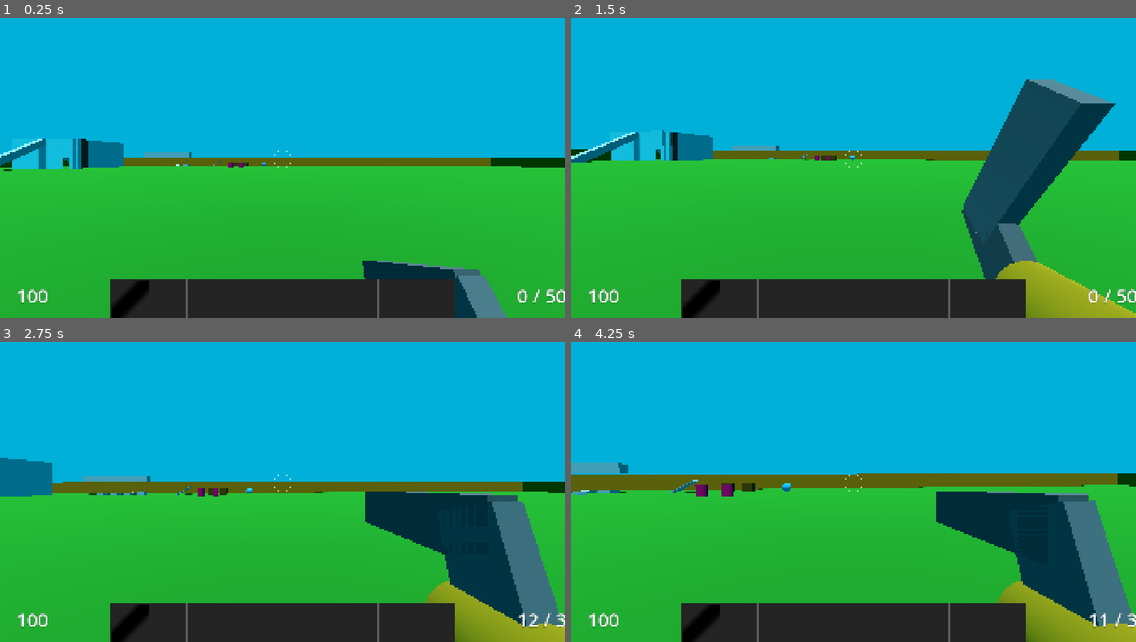
Above: before the commit, frames 1-4 (two rows, left to right).
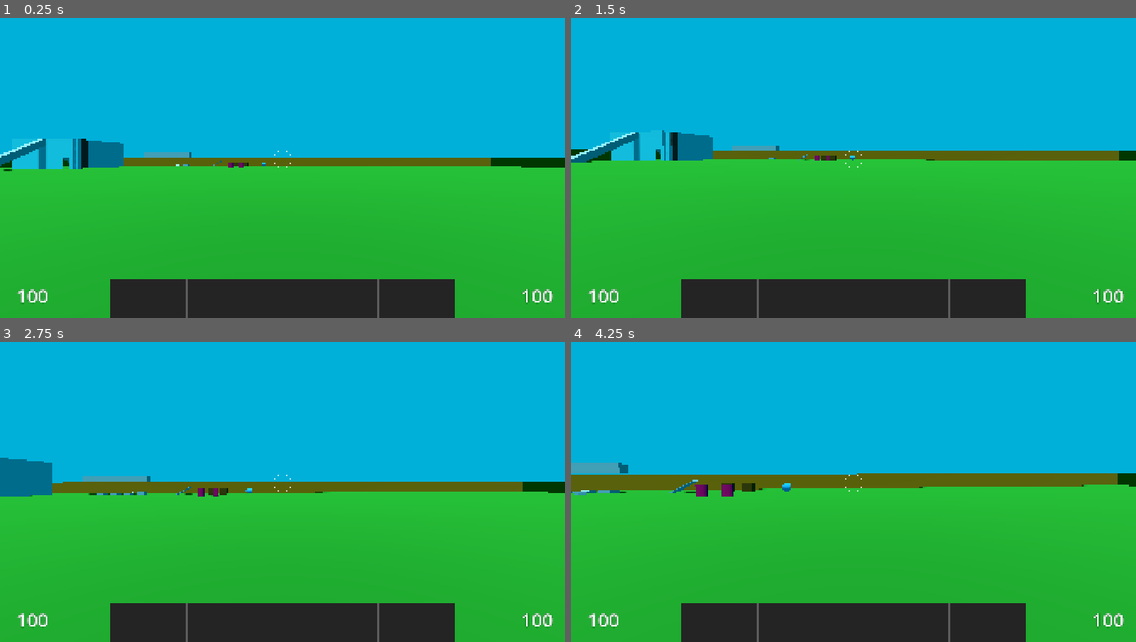
Above: after the commit, the same moments.

Repository: janisl/rpg-core
Game: Godot game, scene res://systems/main_scene.tscn
The game is run twice, just before and just after one commit, with the same random seed, the same clock (stepped at 60 frames per second) and the same inputs.
Inputs (mouse positions are in pixels of both pictures, inside the frame that each line leads up to):
- Up to frame 1 (0.25 s): no input
- Up to frame 2 (1.5 s): move the mouse to (881, 159) at 0.52 s; hold Shift (crouch) 0.53-1.28 s; hold W (forward) from 0.53 s (still down); tap Space (jump) at 0.77 s; move the mouse to (825, 159) at 1.27 s; tap T (cycle_ammo) at 1.35 s
- Up to frame 3 (2.75 s): keep holding W (forward); tap Space (jump) at 1.52 s; move the mouse to (293, 477) at 2.02 s; hold E (interact) from 2.03 s (still down)
- Up to frame 4 (4.25 s): keep holding W (forward); move the mouse to (847, 489) at 2.77 s; release E (interact) at 2.78 s; click (847, 489) at 2.85 s; tap Space (jump) at 3.02, 3.77 s; move the mouse to (893, 486) at 3.52 s; hold Ctrl (sprint) from 3.53 s (still down)

The runs differ from the first frame. In frame 1, 2.6% of the frame differs, in the area x 19-100%, y 80-100%; in frame 2, 11%; in frame 3, 11%; in frame 4, 11%, in the area x 19-100%, y 49-100%.

Commit message:
Remove initial inventory items.

Diff:
--- a/actors/player/player.tscn
+++ b/actors/player/player.tscn
@@ -9,8 +9,6 @@
 [ext_resource type="Script" uid="uid://cytafq8i1y8qm" path="res://addons/godot_state_charts/atomic_state.gd" id="5_15y17"]
 [ext_resource type="Script" uid="uid://bssifbouhjhmf" path="res://systems/wieldables/wield_controller.gd" id="6_2vokq"]
 [ext_resource type="Script" uid="uid://cf1nsco3w0mf6" path="res://addons/godot_state_charts/transition.gd" id="6_bop6h"]
-[ext_resource type="Resource" uid="uid://k8m0m32cwhsd" path="res://items/weapons/pistol/pistol.tres" id="10_v3s8r"]
-[ext_resource type="Resource" uid="uid://8wv77e0i7ndt" path="res://items/ammo/pistol_ammo.tres" id="11_ne5l8"]
 [ext_resource type="Script" uid="uid://buoxos72xs1dx" path="res://systems/wieldables/wieldable_effects.gd" id="14_v3s8r"]
 [ext_resource type="PackedScene" uid="uid://cbd2ojah4nun6" path="res://systems/interaction/interaction_controller.tscn" id="15_jjb1w"]
 [ext_resource type="Script" uid="uid://dek1hlgqh6p45" path="res://actors/player/player_ground_movement_handler.gd" id="20_otn2r"]
@@ -21,20 +19,6 @@
 [ext_resource type="Script" uid="uid://bk8ufns0cjpgj" path="res://systems/inventory/inventory.gd" id="31_4ihbh"]
 [ext_resource type="Script" uid="uid://ryjb8ge7pqnj" path="res://systems/inventory/item_stack.gd" id="32_4jc6f"]
 [ext_resource type="PackedScene" uid="uid://brg2prx3b1ap8" path="res://systems/attributes/health_attribute.tscn" id="35_qls60"]
-
-[sub_resource type="Resource" id="Resource_4jc6f"]
-script = ExtResource("32_4jc6f")
-item = ExtResource("10_v3s8r")
-metadata = Dictionary[String, Variant]({
-"ammo": 100
-})
-metadata/_custom_type_script = "uid://ryjb8ge7pqnj"
-
-[sub_resource type="Resource" id="Resource_drwxn"]
-script = ExtResource("32_4jc6f")
-item = ExtResource("11_ne5l8")
-amount = 50
-metadata/_custom_type_script = "uid://ryjb8ge7pqnj"
 
 [sub_resource type="CapsuleShape3D" id="CapsuleShape3D_bsiym"]
 radius = 0.3
@@ -1438,7 +1422,7 @@
 
 [node name="Inventory" type="Node" parent="." unique_id=1686695142]
 script = ExtResource("31_4ihbh")
-slots = Array[ExtResource("32_4jc6f")]([SubResource("Resource_4jc6f"), null, null, null, null, null, null, null, null, SubResource("Resource_drwxn"), null, null, null, null, null, null, null, null])
+slots = Array[ExtResource("32_4jc6f")]([null, null, null, null, null, null, null, null, null, null, null, null, null, null, null, null, null, null])
 metadata/_custom_type_script = "uid://bk8ufns0cjpgj"
 
 [node name="WieldController" type="Node3D" parent="." unique_id=264511219 node_paths=PackedStringArray("player", "camera", "first_person_parent")]
